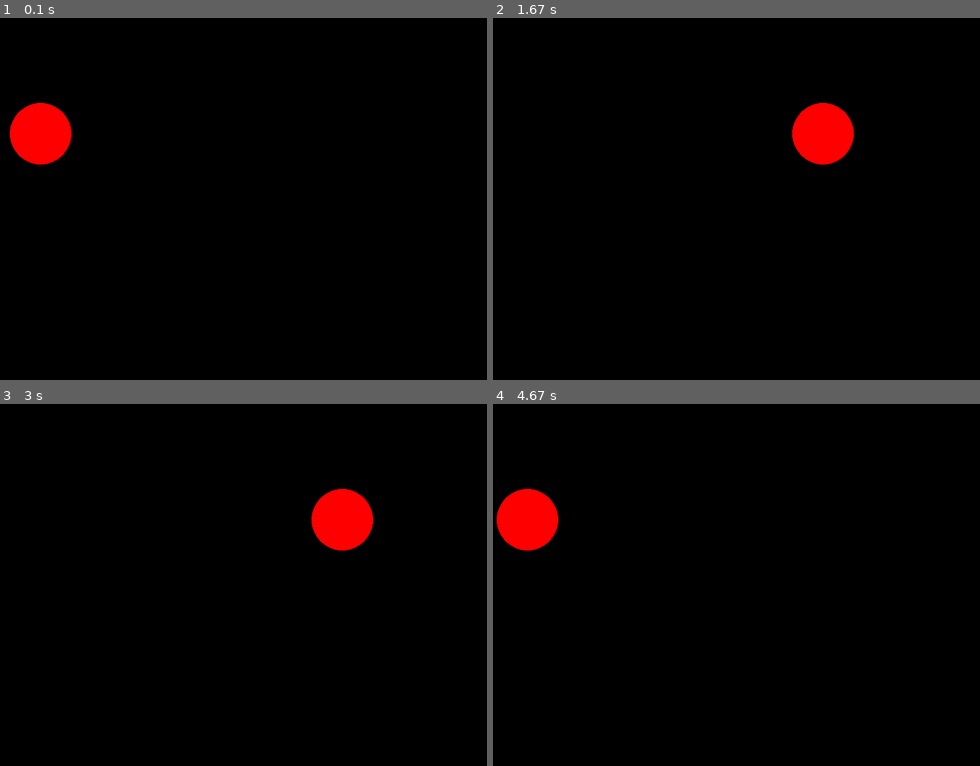
Above: before the commit, frames 1-4 (two rows, left to right).
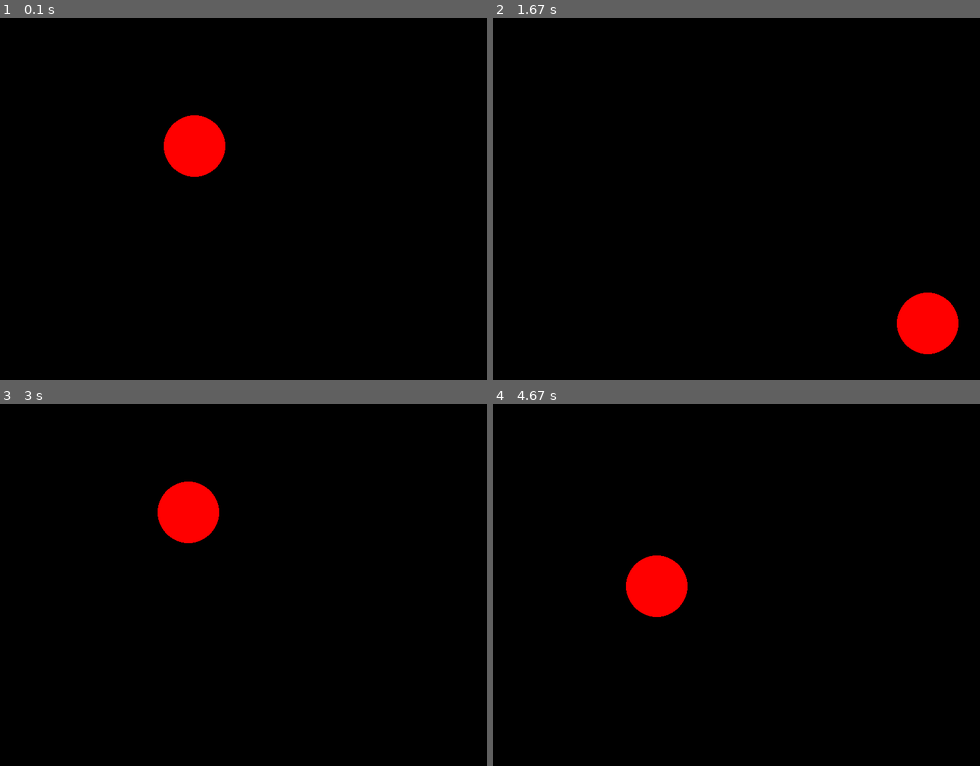
Above: after the commit, the same moments.

Repository: seppevangompel2/pygame
Game: pygame game, started from rondgaande bal.py
Two runs of this game, one before a commit and one after it. Both use one fixed random seed, a clock stepped at 60 frames per second and the inputs below.
Inputs:
- Up to frame 1 (0.1 s): no input
- Up to frame 2 (1.67 s): no input
- Up to frame 3 (3 s): no input
- Up to frame 4 (4.67 s): no input

The runs differ from the first frame. In frame 1, 3.4% of the frame differs, in the area x 2-47%, y 23-44%; in frame 2, 3.4%; in frame 3, 3.4%; in frame 4, 3.4%.

Commit message:
Laat de cirkel botsen tegen vier kanten

Diff:
--- a/rondgaande bal.py
+++ b/rondgaande bal.py
@@ -6,9 +6,12 @@
 win = pygame.display.set_mode((800, 600))
 clock = pygame.time.Clock()
 
-x = 50
+x = 300
 y = 200
-speed = 5
+radius = 50
+
+speed_x = 5
+speed_y = 4
 
 run = True
 while run:
@@ -18,17 +21,18 @@
         if e.type == QUIT or (e.type == KEYDOWN and e.key == K_BACKSPACE):
             run = False
 
+    x += speed_x
+    y += speed_y
 
-    x += speed
-    if x + 50 > 800:
-        speed = -speed
-    if x - 50 < 0:
-        speed = -speed
+    if x + radius > 800 or x - radius < 0:
+        speed_x *= -1
+
+    if y + radius > 600 or y - radius < 0:
+        speed_y *= -1
 
     win.fill((0, 0, 0))
 
-
-    pygame.draw.circle(win, (255, 0, 0), (x, y), 50)
+    pygame.draw.circle(win, (255, 0, 0), (x, y), radius)
 
     pygame.display.flip()
 
